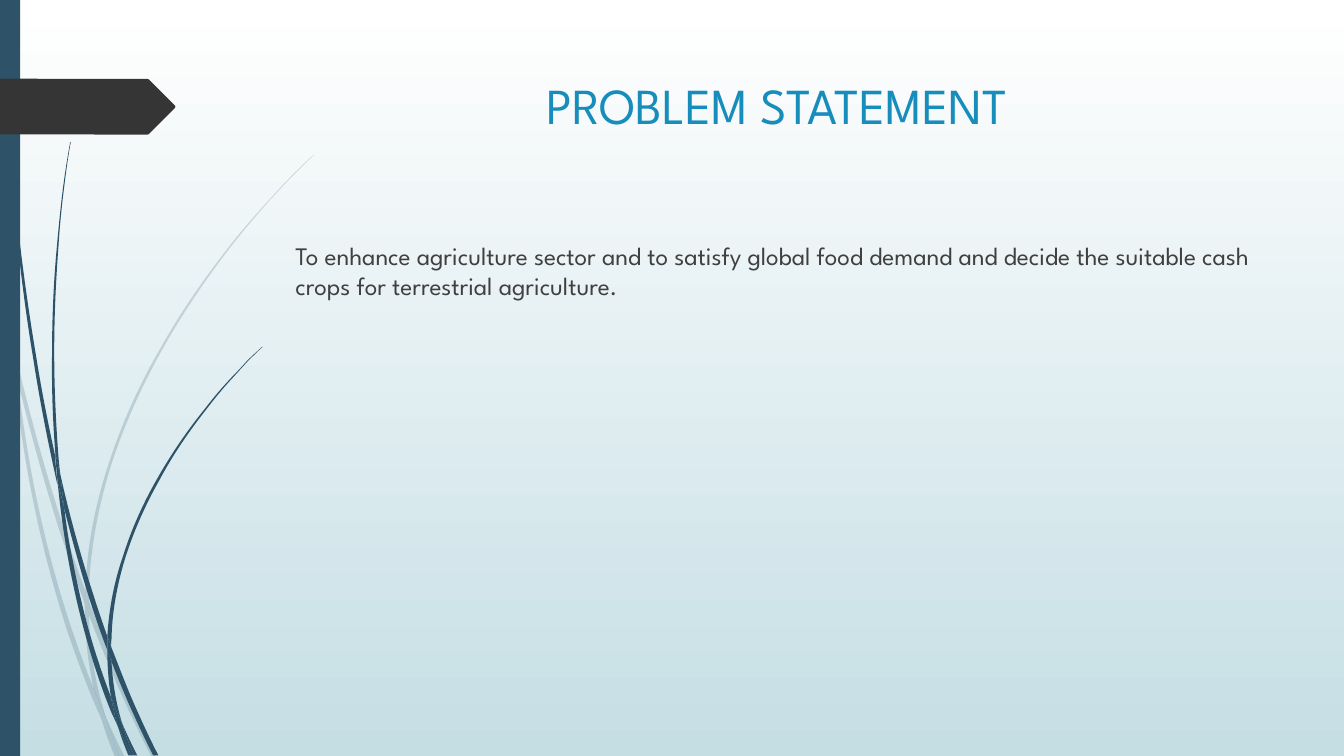
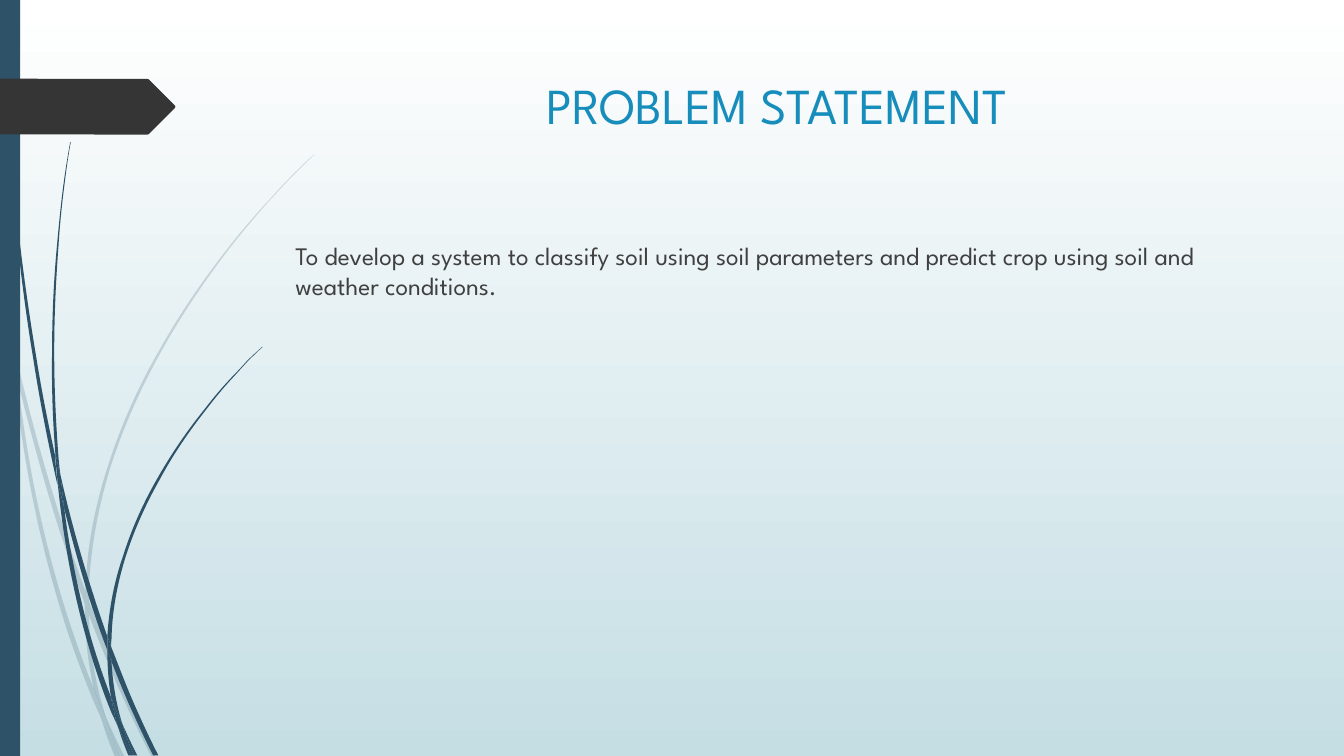
Before and after one commit to Riddhi2099/Project, a slide deck: slide 5 of FinalProjectPresentation.pptx. Drawn at 1344x756 pixels with LibreOffice and Linux fonts; fonts in the diff are those of the drawing. Boxes give left, top, right and bottom in pixels: in the first picture for what was removed or moved away, otherwise in the second. Text is boxed around its words. In the diff, an @@ line names an element or a change of style, - is before the commit and + after.

```diff
--- a/FinalProjectPresentation.pptx
+++ b/FinalProjectPresentation.pptx
@@ text at (295,247,1194,296): text changed @@
-To enhance agriculture sector and to satisfy global food demand and decide the suitable cash crops for terrestrial agriculture.
+To develop a system to classify soil using soil parameters and predict crop using soil and weather conditions.
```
Also in this commit, not shown: 1 other slide changed.
